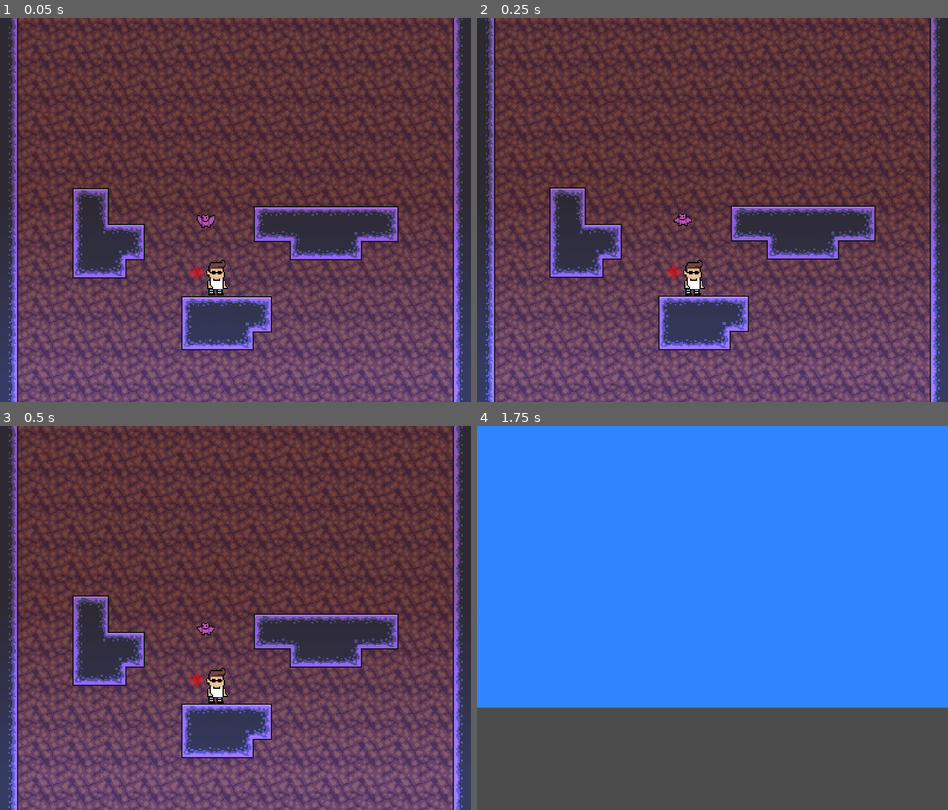
Above: before the commit, frames 1-4 (two rows, left to right).
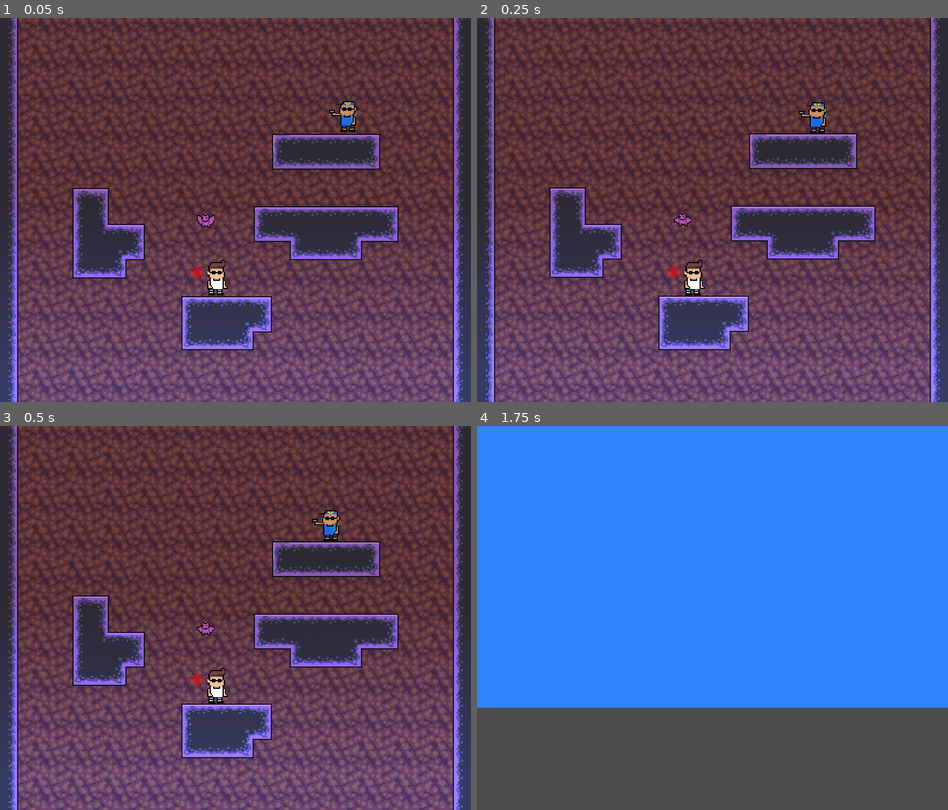
Above: after the commit, the same moments.

Repository: J24556/Red-Rise
Game: Godot game, scene res://world/Volcano.tscn
Two runs of this game, one before a commit and one after it. Both use one fixed random seed, a clock stepped at 60 frames per second and the inputs below.
Inputs (mouse positions are in pixels of both pictures, inside the frame that each line leads up to):
- Up to frame 1 (0.05 s): no input
- Up to frame 2 (0.25 s): no input
- Up to frame 3 (0.5 s): no input
- Up to frame 4 (1.75 s): move the mouse to (816, 598) at 0.52 s; press the mouse at (816, 598) at 0.53 s; hold D (move_right) from 0.53 s (still down); tap Space (jump) at 0.77, 1.52 s; move the mouse to (618, 637) at 1.27 s; release the mouse at (618, 637) at 1.28 s; click (618, 637) at 1.35 s

The runs differ from the first frame. In frame 1, 2.2% of the frame differs, in the area x 57-81%, y 21-40%; in frame 2, 2.3%; in frame 3, 2.2%; in frame 4, nothing differs.

Commit message:
added REDNESS in bats and the fbi

Diff:
--- a/enemy/Bat.gd
+++ b/enemy/Bat.gd
@@ -14,5 +14,14 @@
 
 
 #this is automatically called on bat death
+var red = preload("res://red/Red.tscn")
 func die():
-	pass
+		for i in range(0,7):
+			var blood = red.instance()
+			get_parent().add_child(blood)
+			randomize()
+
+			blood.global_position = Vector2(self.global_position.x + rand_range(-20,20),
+			self.global_position.y + rand_range(-20,20))
+		$CollisionShape2D.free()
+		$Sprite.free()
--- a/enemy/Enemy.tscn
+++ b/enemy/Enemy.tscn
@@ -146,10 +146,10 @@
 scale = Vector2( -1, 1 )
 texture = ExtResource( 2 )
 hframes = 5
-frame = 2
+frame = 1
 
 [node name="Shape1" type="CollisionShape2D" parent="."]
-position = Vector2( -0.143, -4.261 )
+position = Vector2( 0, -4.261 )
 shape = SubResource( 5 )
 
 [node name="Shape2" type="CollisionShape2D" parent="."]
--- a/enemy/enemy.gd
+++ b/enemy/enemy.gd
@@ -1,7 +1,7 @@
 class_name Enemy
 extends RigidBody2D
 
-const WALK_SPEED = 50
+var WALK_SPEED = 50
 const SHOT_SPEED = 15
 const VISION_LENGTH = 100
 var SHOT_DELAY = 0.3
@@ -16,12 +16,35 @@
 var direction = -1
 var anim = ""
 
-var Bullet_gd = preload("res://player/player_bullet.gd")
+
+var Bullet_gd = preload("res://player/bullet.gd")
 var Bullet = preload("res://player/PlayerBullet.tscn") #change to player damaging tscn
 onready var shot_delay_timer = $ShotDelay
 onready var rc_left = $RaycastLeft
 onready var rc_right = $RaycastRight
 onready var rc_shoot = $RaycastGun
+
+var red = preload("res://red/Red.tscn")
+var cpng = preload("res://enemy/FBI_Beach_Squad_Down.png")
+var health = 3
+func damage(amnt):
+	health-=amnt
+	if health <= 0:
+		$Sprite.set_texture(cpng)
+		$Sprite.set_hframes(1)
+		rc_shoot.enabled = false
+		$Shape1.position.y = 9
+		WALK_SPEED = 0
+	else:
+		for i in range(0,7):
+			var blood = red.instance()
+			get_parent().add_child(blood)
+			randomize()
+
+			blood.global_position = Vector2(self.global_position.x + rand_range(-20,20),
+			self.global_position.y + rand_range(-20,20))
+
+
 
 func _integrate_forces(s):
 	var lv = s.get_linear_velocity()
@@ -55,7 +78,7 @@
 			var bi = Bullet.instance()
 			bi.global_position = rc_shoot.global_position
 			get_parent().add_child(bi)
-			bi.set_velocity(rc_shoot.get_cast_to() * -SHOT_SPEED)
+			bi.set_up(rc_shoot.get_cast_to() * -SHOT_SPEED , 1 )
 
 		if wall_side != 0 and wall_side != direction:
 			direction = -direction
--- a/player/player.gd
+++ b/player/player.gd
@@ -152,9 +152,9 @@
 
 func _on_RedTimer_timeout():
 	if red_touch > 0:
-		redness = min(redness + .1, MAX_RED)
+		redness = min(redness + .6, MAX_RED)
 	else:
-		redness = max(redness - .2, 0)
+		redness = max(redness - .7, 0)
 
 	if redness > 0:
 		sprite.modulate = Color(1, 1 - (1.0 * redness / MAX_RED), 1 - (1.0 * redness / MAX_RED), 1)
--- a/world/Volcano.tscn
+++ b/world/Volcano.tscn
@@ -8,6 +8,7 @@
 [ext_resource path="res://red/Red.tscn" type="PackedScene" id=6]
 [ext_resource path="res://platform/OneWayPlatform.tscn" type="PackedScene" id=7]
 [ext_resource path="res://enemy/Bat.tscn" type="PackedScene" id=8]
+[ext_resource path="res://enemy/Enemy.tscn" type="PackedScene" id=9]
 
 [sub_resource type="ConvexPolygonShape2D" id=1]
 points = PoolVector2Array( 0, 0, 16, 0, 16, 16, 0, 16 )
@@ -216,7 +217,10 @@
 tile_set = SubResource( 18 )
 cell_size = Vector2( 16, 16 )
 format = 1
-tile_data = PoolIntArray( -1, 0, 0, -65536, 0, 2, -65511, 0, …(7894 unchanged characters)… 0207, 0, 65536, 6684672, 0, 65538, 6684697, 0, 327682, 6684698, 0, 327680, 6815743, 0, 65536, 6750208, 0, 327680, 6750233, 0, 65536, 6750234, 0, 327680, …(2560 unchanged characters)…
+tile_data = PoolIntArray( -1, 0, 0, -65536, 0, 2, -65511, 0, …(7894 unchanged characters)… 0207, 0, 65536, 6684672, 0, 65538, 6684687, -2147483648, 0, 6684688, 0, 393217, 6684689, 0, 393217, 6684690, 0, 393217, 6684691, 0, 393217, 6684692, 536870912, 0, 6684697, 0, 327682, 6684698, 0, 327680, 6815743, 0, 65536, 6750208, 0, 327680, 6750223, 0, 131072, 6750224, 0, 131073, 6750225, 0, 131073, 6750226, 0, 131073, 6750227, 0, 131073, 6750228, 0, 131074, 6750233, 0, 65536, 6750234, 0, 327680, …(2560 unchanged characters)…
+
+[node name="Enemy" parent="TileMap" instance=ExtResource( 9 )]
+position = Vector2( 307.4, 1614.09 )
 
 [node name="Lava" parent="." instance=ExtResource( 3 )]
 position = Vector2( 0, 1892.32 )
Binary file added: enemy/FBI_Beach_Squad_Down.png
Not shown, added: enemy/FBI_Beach_Squad_Down.png.import
Not shown: 1 places in world/Volcano.tscn that only renumber resources
